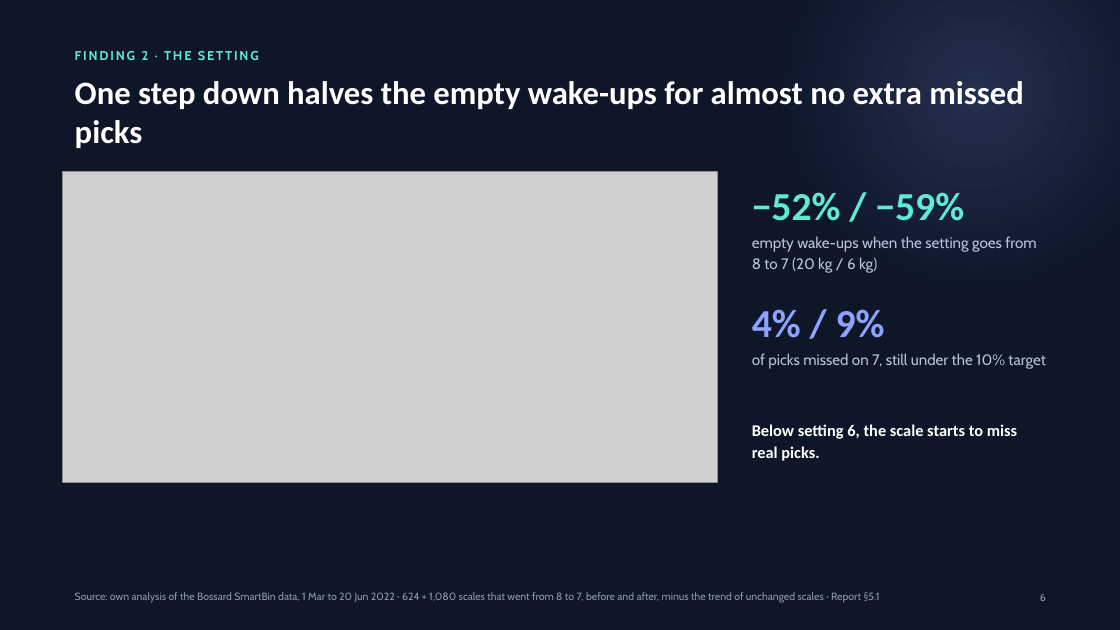
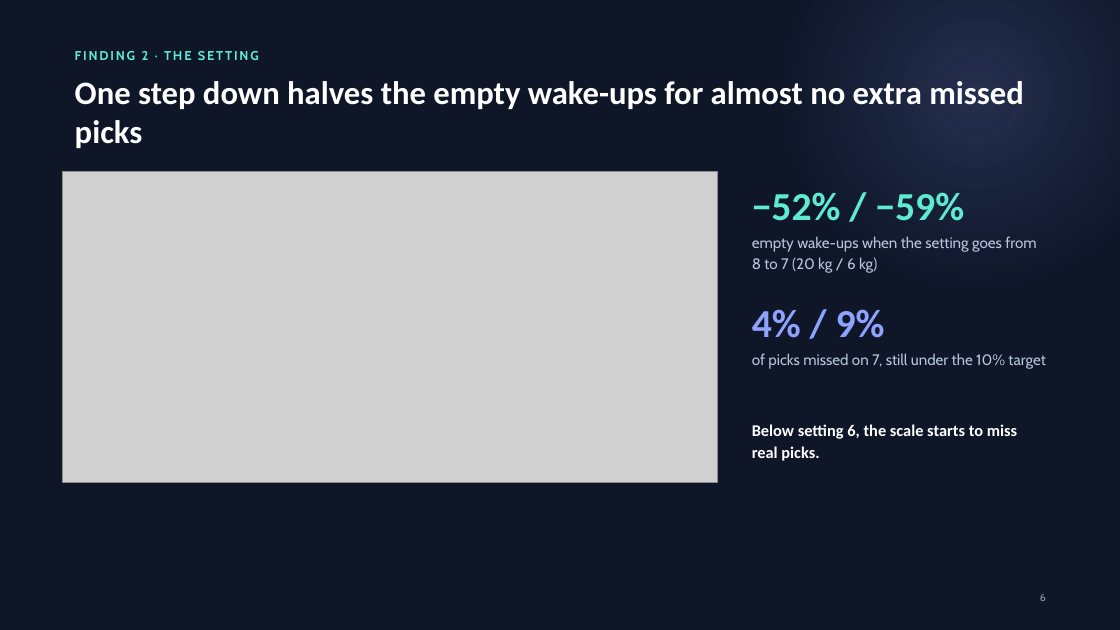
Before and after one commit to erenalpckroglu/smartbin-sensor-optimization, a slide deck: slide 6 of presentation/SmartBin – presentation.pptx. Drawn at 1120x630 pixels with LibreOffice and Linux fonts; fonts in the diff are those of the drawing; grey boxes stand for pictures. Boxes give left, top, right and bottom in pixels: in the first picture for what was removed or moved away, otherwise in the second. Text is boxed around its words. In the diff, an @@ line names an element or a change of style, - is before the commit and + after.

```diff
--- a/presentation/SmartBin – presentation.pptx
+++ b/presentation/SmartBin – presentation.pptx
@@ text removed at [75,592,880,603] @@
-Source: own analysis of the Bossard SmartBin data, 1 Mar to 20 Jun 2022 · 624 + 1,080 scales that went from 8 to 7, before and after, minus the trend of unchanged scales · Report §5.1
```
Also in this commit, not shown: 19 other slides changed, 1 other file.
